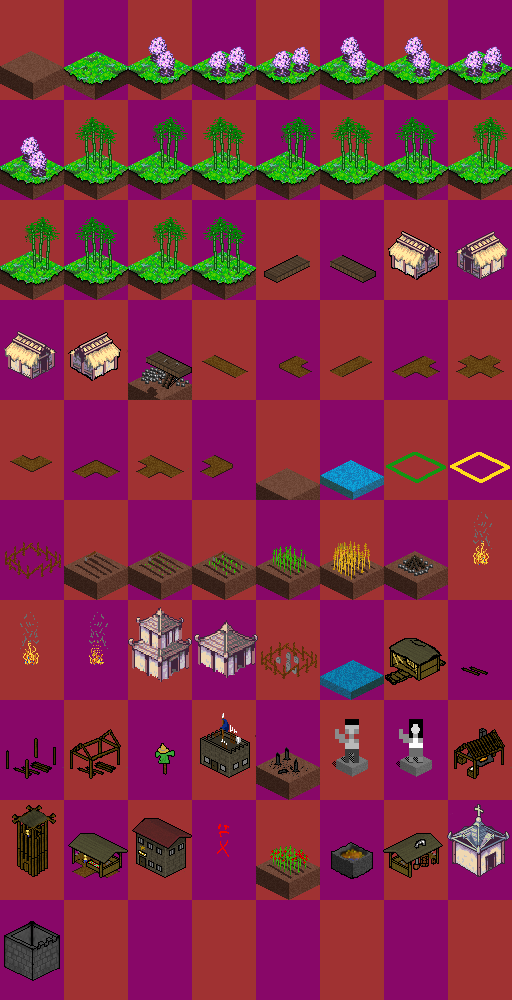
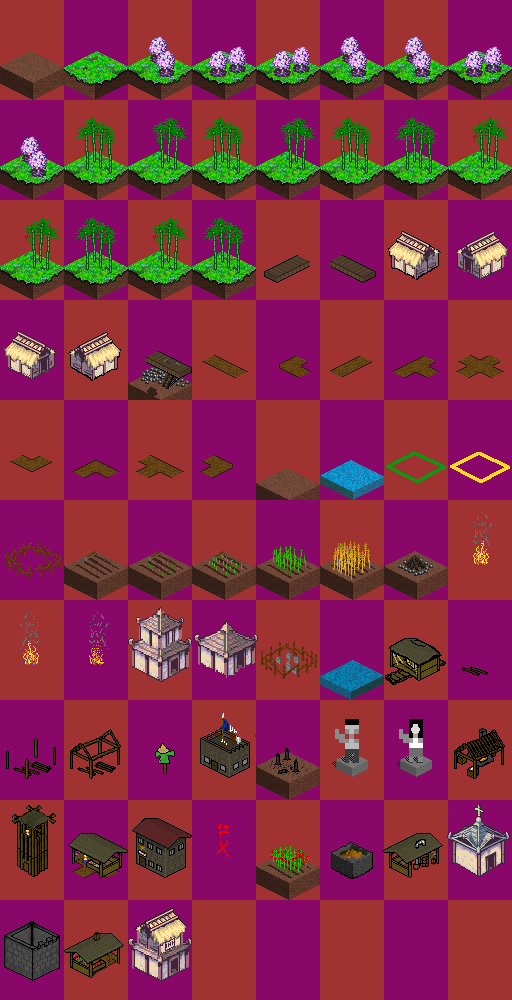
Layered file, before and after one edit (512x1000). Changes by layer:
painted on "tiles01.png" over (x1=64, y1=666, x2=192, y2=981)
